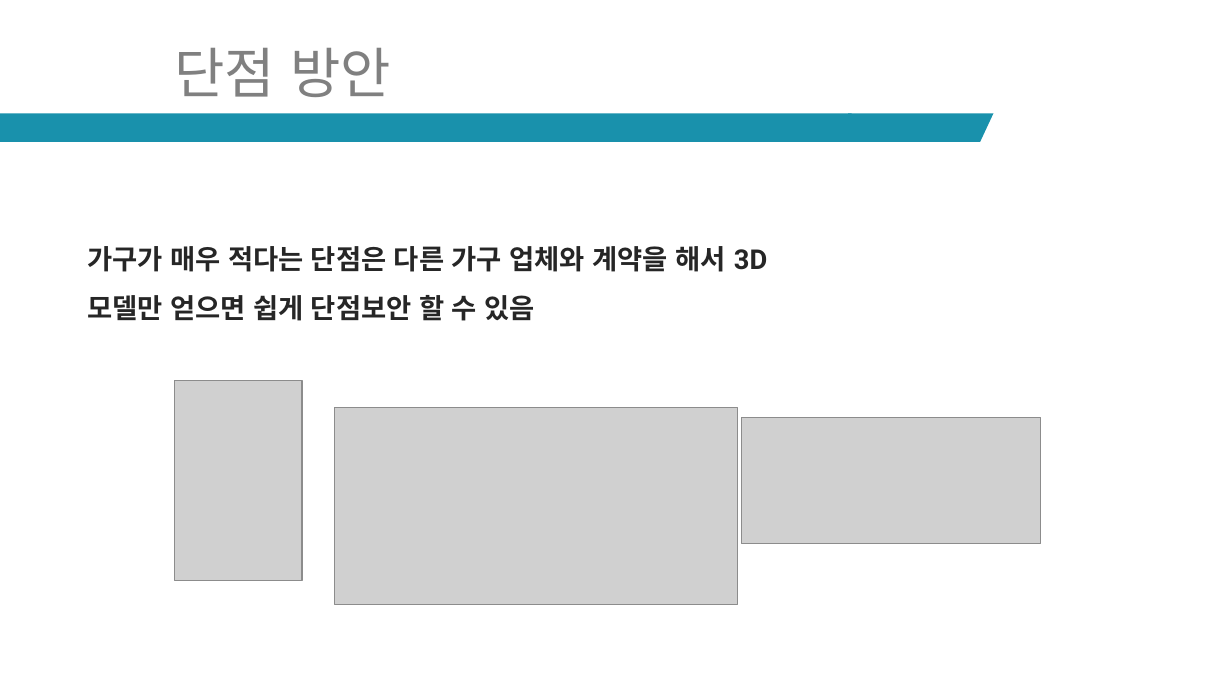
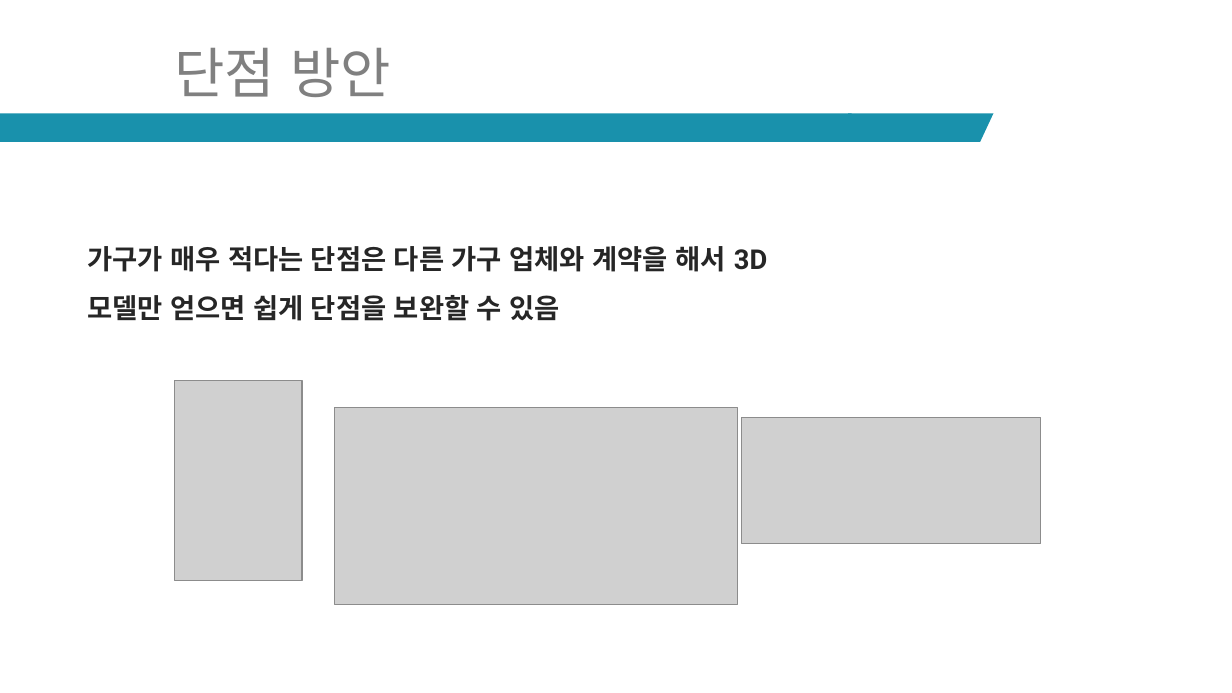
Before and after one commit to ptyoiy/ARwork, a slide deck: slide 9 of 호남-발표자료 - 복사본.pptx. Drawn at 1232x693 pixels with LibreOffice and Linux fonts; fonts in the diff are those of the drawing; grey boxes stand for pictures. Boxes give left, top, right and bottom in pixels: in the first picture for what was removed or moved away, otherwise in the second. Text is boxed around its words. In the diff, an @@ line names an element or a change of style, - is before the commit and + after.

```diff
--- a/호남-발표자료 - 복사본.pptx
+++ b/호남-발표자료 - 복사본.pptx
@@ text at box(87, 246, 767, 321): text changed @@
-가구가 매우 적다는 단점은 다른 가구 업체와 계약을 해서 3D 모델만 얻으면 쉽게 단점보안 할 수 있음
+가구가 매우 적다는 단점은 다른 가구 업체와 계약을 해서 3D 모델만 얻으면 쉽게 단점을 보완할 수 있음
```
Also in this commit, not shown: 4 other slides changed, 5 slides added, 2 slides removed, 7 other files.
